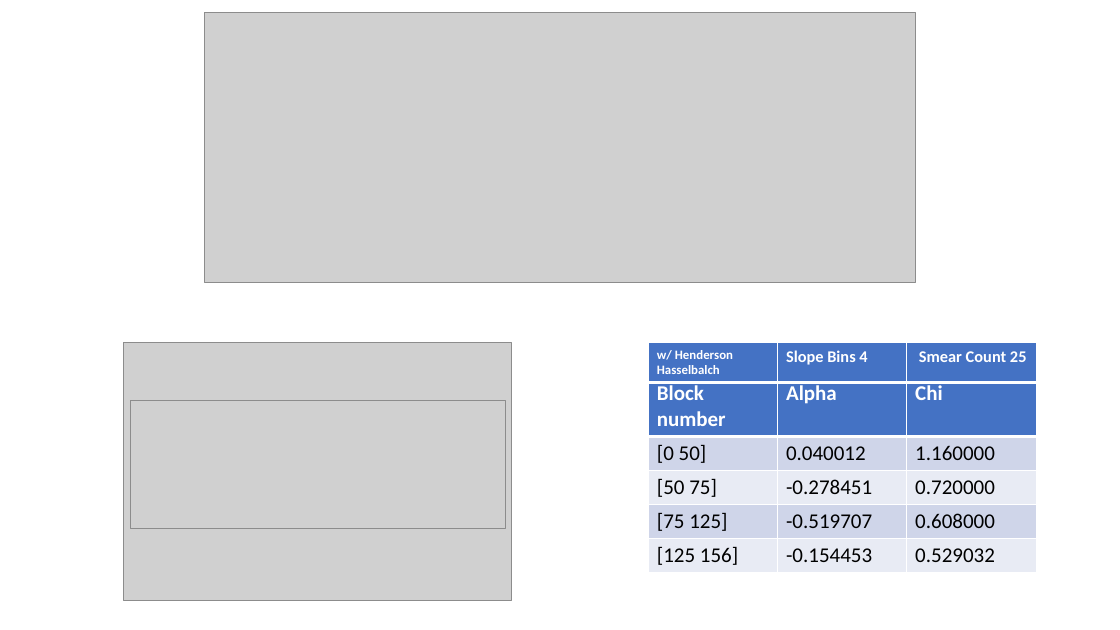
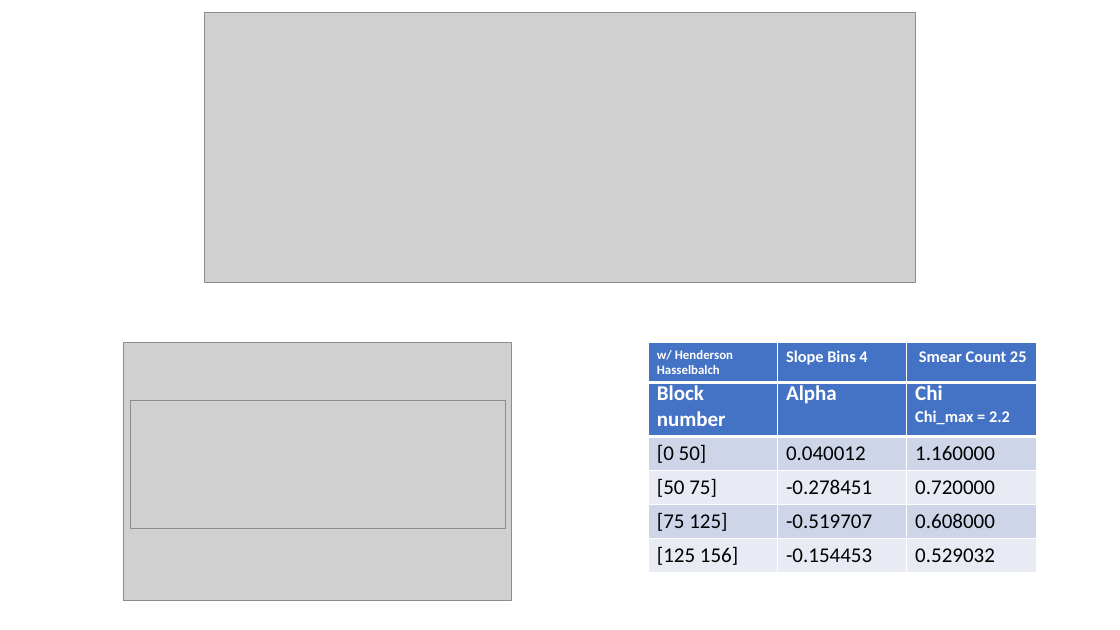
Before and after one commit to tyokokur/presentations, a slide deck: slide 2 of NLH.pptx. Drawn at 1120x630 pixels with LibreOffice and Linux fonts; fonts in the diff are those of the drawing; grey boxes stand for pictures. Boxes give left, top, right and bottom in pixels: in the first picture for what was removed or moved away, otherwise in the second. Text is boxed around its words. In the diff, an @@ line names an element or a change of style, - is before the commit and + after.

```diff
--- a/NLH.pptx
+++ b/NLH.pptx
@@ table at (649,376,1037,571) @@
-row 1, column 3: Chi
+row 1, column 3: Chi / Chi_max = 2.2
```
Also in this commit, not shown: 1 slide added, 1 slide removed.
